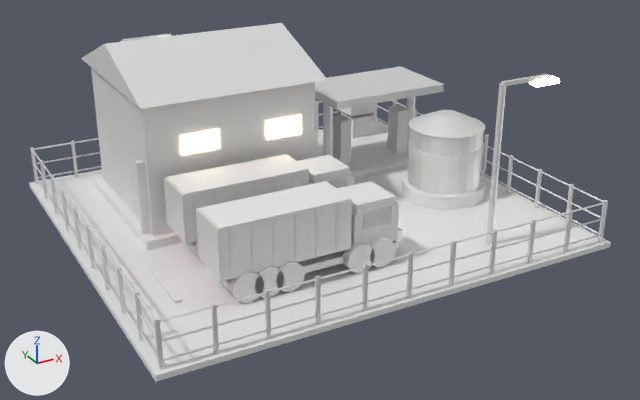
The FBX model Assets/Art/KayseriIsland/Models/Iron/Phase2/Fleet_P2.fbx: old version first, new version second.
Rendered twice from a camera (50 mm lens) standing at (-47.9, -63.5, 31.9) and looking at (-25.6, -22.9, 11.6). The lights are fixed; the arrows at lower left show +X, +Y and +Z. The first picture is the older version. Where no turn or scale is listed for an object, it has been applied to the vertices. Vertices at exactly the same position are counted once.

In view in the first picture: 'Fleet.Crates', 'Fleet.Doors', 'Fleet.Fence', 'Fleet.FuelIsland', 'Fleet.FuelTank', 'Fleet.Garage', 'Fleet.Lamp0', 'Fleet.Lamp1', 'Fleet.Parked0', 'Fleet.Parked1', 'Fleet.Yard' and 1 more.
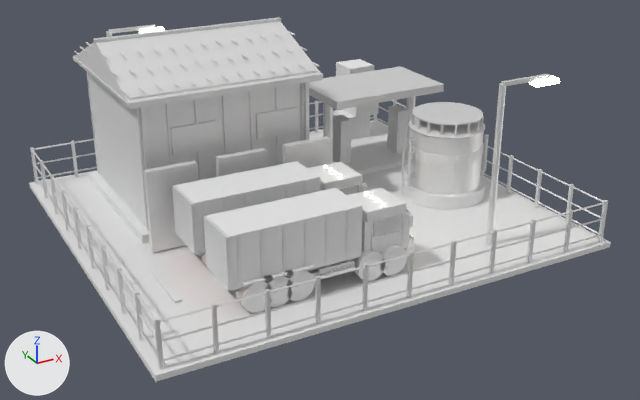
Pixel boxes [x1, y1, x2, y2] of what changed, in the pictures (640 x 400 px; the box of a moved part takes in the faces that stretch with it):
'Fleet.Garage', reshaped, moved
    before: [81, 23, 328, 250]
    after: [73, 17, 323, 244]
'Fleet.Parked1', reshaped, moved
    before: [196, 181, 403, 303]
    after: [204, 187, 414, 313]
'Fleet.Parked0', moved
    before: [164, 154, 354, 258]
    after: [172, 161, 368, 265]
'Fleet.FuelTank', reshaped (8% taller)
    before: [402, 110, 489, 210]
    after: [402, 102, 489, 210]
'Fleet.Doors', moved (mostly hidden before)
    before: [134, 129, 318, 235]
    after: [143, 136, 330, 253]
'Fleet.Crates', reshaped
    before: [339, 104, 375, 138]
    after: [333, 59, 379, 140]
'Fleet.Lamp0', moved
    before: [120, 34, 171, 42]
    after: [106, 24, 165, 37]
part 1 of me_fleet_trucksrc_002, added
    after: [236, 249, 408, 299]
part 2 of me_fleet_trucksrc_002, added
    after: [386, 253, 402, 270]
part 3 of me_fleet_trucksrc_002, added
    after: [367, 258, 381, 276]
part 4 of me_fleet_trucksrc_002, added
    after: [291, 277, 309, 296]
part 5 of me_fleet_trucksrc_002, added
    after: [270, 283, 288, 301]
part 6 of me_fleet_trucksrc_002, added
    after: [249, 288, 265, 307]
part 7 of me_fleet_trucksrc_002, added
    after: [255, 295, 263, 302]
part 8 of me_fleet_trucksrc_002, added
    after: [287, 264, 314, 276]
part 9 of me_fleet_trucksrc_002, built on
    before: [221, 237, 399, 303]
    after: [231, 191, 413, 313]
part 10 of me_fleet_crates_001, moved or reshaped
    before: [339, 104, 375, 116]
    after: [333, 109, 370, 140]
part 11 of me_fleet_crates_001, added
    after: [343, 103, 379, 118]
part 12 of me_fleet_crates_001, added
    after: [336, 59, 374, 76]
part 13 of me_fleet_crates_001, deleted
    before: [341, 112, 373, 138]
part 14 of me_fleet_fueltank_001, added
    after: [412, 102, 483, 125]
part 15 of me_fleet_fueltank_001, added
    after: [402, 136, 406, 184]
part 16 of me_fleet_fueltank_001, added
    after: [407, 139, 411, 187]
part 17 of me_fleet_garage_001, rebuilt
    before: [81, 23, 328, 109]
    after: [74, 21, 321, 102]
part 18 of me_fleet_garage_001, added
    after: [73, 17, 323, 231]

The change, as a list of edits to the scene's bpy script:
```text
Change me_fleet_garage_001:
    remove me_fleet_garage_001.from_pydata(...)  # 62 vertices, 92 faces; spans x -5.5..5.5, y -5.6..5.6, z 0.0..10.09
    add me_fleet_garage_001.from_pydata(...)  # 1070 vertices, 1604 faces; spans x -5.67..5.67, y -5.42..5.42, z 0.0..10.19
    me_fleet_garage_001 part 17: the loose piece of 6 vertices spanning x -5.35..5.35, y -5.6..5.6, z 8.0..10.09 is rebuilt with 6 vertices and now spans x -5.6..5.6, y -5.35..5.35, z 8.0..10.09
    me_fleet_garage_001 part 18: 768 vertices added at x -5.67..5.67, y -5.42..5.42, z 0.5..10.19
    other edits to the shape of me_fleet_garage_001 do not show in these pictures
    add me_fleet_garage_001.materials.append(mat_steel)  # white #e7e7e7
Change me_fleet_trucksrc_002:
    remove me_fleet_trucksrc_002.from_pydata(...)  # 408 vertices, 696 faces; spans x -5.45..4.95, y -1.46..1.46, z 0.0..4.18
    add me_fleet_trucksrc_002.from_pydata(...)  # 1180 vertices, 2028 faces; spans x -5.45..4.95, y -1.71..1.71, z 0.0..4.18
    me_fleet_trucksrc_002 part 1: a new loose piece, a box spanning x -4.79..4.79, y -0.85..-0.59, z 0.49..0.96, in mat_steel_dk (white #e7e7e7)
    me_fleet_trucksrc_002 part 2: a new loose piece, a 12-sided cylinder along y spanning x 3.0..3.99, y -1.48..-0.88, z 0.3..1.29, in mat_steel_dk (white #e7e7e7)
    me_fleet_trucksrc_002 part 3: a new loose piece, a 12-sided cylinder along y spanning x 1.71..2.7, y -1.48..-0.88, z 0.3..1.29, in mat_steel_dk (white #e7e7e7)
    me_fleet_trucksrc_002 part 4: a new loose piece, a 12-sided cylinder along y spanning x -2.32..-1.33, y -1.48..-0.88, z 0.3..1.29, in mat_steel_dk (white #e7e7e7)
    me_fleet_trucksrc_002 part 5: a new loose piece, a 12-sided cylinder along y spanning x -3.46..-2.47, y -1.48..-0.88, z 0.3..1.29, in mat_steel_dk (white #e7e7e7)
    me_fleet_trucksrc_002 part 6: a new loose piece, a 12-sided cylinder along y spanning x -4.52..-3.53, y -1.48..-0.88, z 0.3..1.29, in mat_steel_dk (white #e7e7e7)
    me_fleet_trucksrc_002 part 7: a new loose piece, a 10-sided cylinder along y spanning x -4.23..-3.83, y -1.5..-0.85, z 0.59..1.01, in mat_steel_lt (white #e7e7e7)
    me_fleet_trucksrc_002 part 8: a new loose piece, a box spanning x -2.55..-1.1, y -1.56..-0.8, z 1.61..1.73, in mat_white (white #e7e7e7)
    me_fleet_trucksrc_002 part 9: 51 vertices moved from x -4.72..3.89, y -1.46..1.46, z 0.11..1.49 to x -4.81..3.84, y -1.46..1.46, z 0.08..1.52; 157 vertices removed from x -4.83..4.79, y -1.46..1.46, z 0.11..1.49; 409 vertices added at x -4.81..4.7, y -1.71..1.71, z 0.08..3.82
    other edits to the shape of me_fleet_trucksrc_002 do not show in these pictures
    add me_fleet_trucksrc_002.materials.append(mat_steel_lt)  # white #e7e7e7
Change me_fleet_fueltank_001:
    remove me_fleet_fueltank_001.from_pydata(...)  # 224 vertices, 420 faces; spans x -2.53..3.22, y -2.53..2.53, z 0.0..5.15
    add me_fleet_fueltank_001.from_pydata(...)  # 528 vertices, 916 faces; spans x -2.87..3.22, y -2.53..2.53, z 0.0..5.18
    me_fleet_fueltank_001 part 14: a new loose piece, a 24-sided cylinder along z spanning x -2.09..2.09, y -2.09..2.09, z 5.095..5.185, in mat_steel_dk (white #e7e7e7)
    me_fleet_fueltank_001 part 15: a new loose piece, a box spanning x -2.865..-2.775, y 0.255..0.345, z 1.1..4.1, in mat_steel_dk (white #e7e7e7)
    me_fleet_fueltank_001 part 16: a new loose piece, a box spanning x -2.865..-2.775, y -0.345..-0.255, z 1.1..4.1, in mat_steel_dk (white #e7e7e7)
    other edits to the shape of me_fleet_fueltank_001 do not show in these pictures
Change me_fleet_crates_001:
    remove me_fleet_crates_001.from_pydata(...)  # 16 vertices, 24 faces; spans x -0.89..1.07, y -0.72..1.24, z 0.0..3.32
    add me_fleet_crates_001.from_pydata(...)  # 24 vertices, 36 faces; spans x -1.41..1.21, y -0.98..1.47, z 0.0..5.08
    me_fleet_crates_001 part 10: the loose piece of 8 vertices spanning x -0.89..1.07, y -0.72..1.24, z 1.66..3.32 is moved by (-0.52, -0.23, -1.66)
    me_fleet_crates_001 part 11: a new loose piece, a box spanning x -0.66..1.21, y -0.98..0.88, z 1.59..3.17, in mat_wood_lt (white #e7e7e7)
    me_fleet_crates_001 part 12: a new loose piece, a box spanning x -0.93..1.06, y -0.52..1.47, z 3.39..5.08, in mat_wood_lt (white #e7e7e7)
    me_fleet_crates_001 part 13: the loose piece of 8 vertices spanning x -0.73..0.96, y -0.69..1.0, z 0.0..1.44 is deleted
Change ob_fleet_doors:
    ob_fleet_doors.location: (0.0, 0.0, 9.96) -> (0.0, -1.46, 9.96)
Change ob_fleet_garage:
    ob_fleet_garage.location: (-30.0, -16.5, 10.26) -> (-30.0, -15.64, 10.26)
Change ob_fleet_parked1:
    ob_fleet_parked1.location: (-29.0, -28.0, 10.26) -> (-29.0, -28.99, 10.26)
Change ob_fleet_lamp0:
    ob_fleet_lamp0.location: (-33.0, -12.0, 10.26) -> (-33.0, -9.12, 10.26)
Change ob_fleet_parked0:
    ob_fleet_parked0.location: (-29.0, -23.5, 10.26) -> (-29.0, -24.77, 10.26)
```
